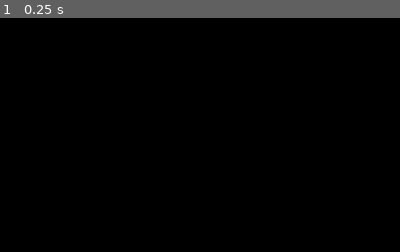
Above: before the commit, frame 1.
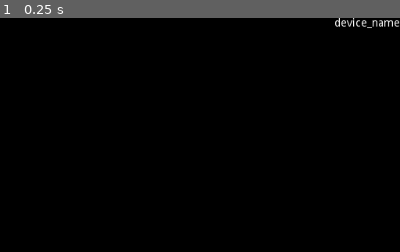
Above: after the commit, the same moment.

Repository: vinzBad/dcsim
Game: Godot game, scene res://scenes/main.tscn
Two runs of this game, one before a commit and one after it. Both use one fixed random seed, a clock stepped at 60 frames per second and the inputs below.
Inputs:
- Up to frame 1 (0.25 s): no input
The pictures show only the part of the screen within x 50-100%, y 0-50%; the shares and areas given below are measured in that part.

The runs differ from the first frame. In frame 1, 0.3% of the frame differs, in the area x 83-100%, y 0-5%.

Commit message:
add vbox device

Diff:
--- a/g.gd
+++ b/g.gd
@@ -11,6 +11,7 @@
 var grid_size = 10
 
 var NEEDS_PORT_CLICK = "NEEDS_PORT_CLICK"
+var NEEDS_DEVICE_CLICK = "NEEDS_DEVICE_CLICK"
 
 func ridify(vec:Vector2, align:Vector2=Vector2.INF):
 	if vec.x != align.x:
--- a/nodes/devices/device.gd
+++ b/nodes/devices/device.gd
@@ -13,6 +13,8 @@
 export var device_type = "DEVICE"
 
 onready var uid = g.get_uid()
+
+onready var ports = $ports
 
 var is_hovering = false
 
@@ -72,3 +74,10 @@
 func _on_control_mouse_exited():
 	is_hovering = false
 	update()
+
+
+func _on_control_gui_input(event):
+	if is_hovering:
+		if event is InputEventMouseButton and event.button_index == BUTTON_LEFT:
+			if event.pressed:
+				get_tree().call_group(g.NEEDS_DEVICE_CLICK, "on_device_click", self)
--- a/nodes/devices/device.tscn
+++ b/nodes/devices/device.tscn
@@ -20,5 +20,6 @@
 [node name="ports" type="Node2D" parent="."]
 
 [node name="services" type="Node2D" parent="."]
+[connection signal="gui_input" from="control" to="." method="_on_control_gui_input"]
 [connection signal="mouse_entered" from="control" to="." method="_on_control_mouse_entered"]
 [connection signal="mouse_exited" from="control" to="." method="_on_control_mouse_exited"]
--- a/nodes/devices/router/router.tscn
+++ b/nodes/devices/router/router.tscn
@@ -3,7 +3,7 @@
 [ext_resource path="res://nodes/devices/device.tscn" type="PackedScene" id=1]
 [ext_resource path="res://nodes/bits/port/port.tscn" type="PackedScene" id=2]
 
-[node name="router" index="0" groups=[
+[node name="router" groups=[
 "ROUTER",
 ] instance=ExtResource( 1 )]
 device_type = "ROUTER"
--- a/scenes/main.tscn
+++ b/scenes/main.tscn
@@ -1,7 +1,8 @@
-[gd_scene load_steps=9 format=2]
+[gd_scene load_steps=10 format=2]
 
 [ext_resource path="res://scenes/main.gd" type="Script" id=1]
 [ext_resource path="res://scenes/world.gd" type="Script" id=2]
+[ext_resource path="res://scenes/vbox_device.gd" type="Script" id=3]
 
 [sub_resource type="InputEventAction" id=1]
 action = "add_server"
@@ -34,56 +35,69 @@
 
 [node name="gui" type="CanvasLayer" parent="."]
 
-[node name="vbox" type="VBoxContainer" parent="gui"]
+[node name="vbox_buttons" type="VBoxContainer" parent="gui"]
 margin_right = 83.0
 margin_bottom = 140.0
 
-[node name="create_server" type="Button" parent="gui/vbox"]
+[node name="create_server" type="Button" parent="gui/vbox_buttons"]
 margin_right = 83.0
 margin_bottom = 20.0
 shortcut = SubResource( 2 )
 text = "SERVER (S)"
 
-[node name="create_router" type="Button" parent="gui/vbox"]
+[node name="create_router" type="Button" parent="gui/vbox_buttons"]
 margin_top = 24.0
 margin_right = 83.0
 margin_bottom = 44.0
 shortcut = SubResource( 4 )
 text = "ROUTER (R)"
 
-[node name="create_uplink" type="Button" parent="gui/vbox"]
+[node name="create_uplink" type="Button" parent="gui/vbox_buttons"]
 margin_top = 48.0
 margin_right = 83.0
 margin_bottom = 68.0
 shortcut = SubResource( 6 )
 text = "UPLINK (U)"
 
-[node name="create_packet" type="Button" parent="gui/vbox"]
+[node name="create_packet" type="Button" parent="gui/vbox_buttons"]
 margin_top = 72.0
 margin_right = 83.0
 margin_bottom = 92.0
 shortcut = SubResource( 4 )
 text = "PACKETS"
 
-[node name="load" type="Button" parent="gui/vbox"]
+[node name="load" type="Button" parent="gui/vbox_buttons"]
 margin_top = 96.0
 margin_right = 83.0
 margin_bottom = 116.0
 text = "load"
 
-[node name="save" type="Button" parent="gui/vbox"]
+[node name="save" type="Button" parent="gui/vbox_buttons"]
 margin_top = 120.0
 margin_right = 83.0
 margin_bottom = 140.0
 text = "save"
 
+[node name="vbox_device" type="VBoxContainer" parent="gui"]
+anchor_left = 1.0
+anchor_right = 1.0
+margin_left = -40.0
+margin_bottom = 40.0
+grow_horizontal = 0
+script = ExtResource( 3 )
+
+[node name="device_name" type="Label" parent="gui/vbox_device"]
+margin_right = 84.0
+margin_bottom = 14.0
+text = "device_name"
+
 [node name="packet_timer" type="Timer" parent="."]
 wait_time = 0.25
 autostart = true
-[connection signal="pressed" from="gui/vbox/create_server" to="." method="_on_create_server_pressed"]
-[connection signal="pressed" from="gui/vbox/create_router" to="." method="_on_create_router_pressed"]
-[connection signal="pressed" from="gui/vbox/create_uplink" to="." method="_on_create_uplink_pressed"]
-[connection signal="pressed" from="gui/vbox/create_packet" to="." method="_on_create_packet_pressed"]
-[connection signal="pressed" from="gui/vbox/load" to="world" method="_on_load_pressed"]
-[connection signal="pressed" from="gui/vbox/save" to="world" method="_on_save_pressed"]
+[connection signal="pressed" from="gui/vbox_buttons/create_server" to="." method="_on_create_server_pressed"]
+[connection signal="pressed" from="gui/vbox_buttons/create_router" to="." method="_on_create_router_pressed"]
+[connection signal="pressed" from="gui/vbox_buttons/create_uplink" to="." method="_on_create_uplink_pressed"]
+[connection signal="pressed" from="gui/vbox_buttons/create_packet" to="." method="_on_create_packet_pressed"]
+[connection signal="pressed" from="gui/vbox_buttons/load" to="world" method="_on_load_pressed"]
+[connection signal="pressed" from="gui/vbox_buttons/save" to="world" method="_on_save_pressed"]
 [connection signal="timeout" from="packet_timer" to="." method="_on_packet_timer_timeout"]
--- /dev/null
+++ b/scenes/vbox_device.gd
@@ -0,0 +1,16 @@
+extends VBoxContainer
+
+# Declare member variables here. Examples:
+# var a = 2
+# var b = "text"
+
+# Called when the node enters the scene tree for the first time.
+func _ready():
+	add_to_group(g.NEEDS_DEVICE_CLICK)
+
+func on_device_click(device:Device):
+	$device_name.text = device.device_type
+
+# Called every frame. 'delta' is the elapsed time since the previous frame.
+#func _process(delta):
+#	pass
